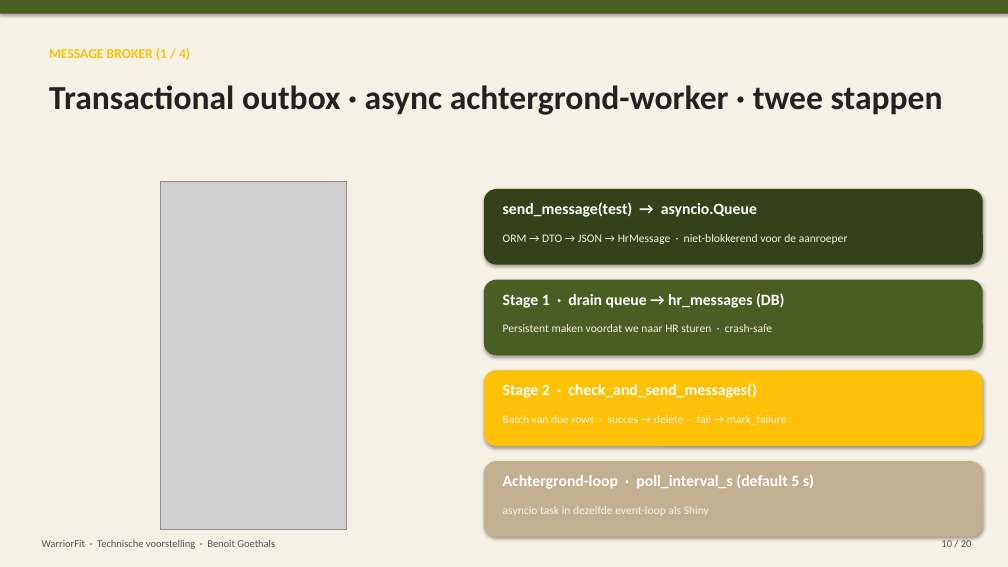
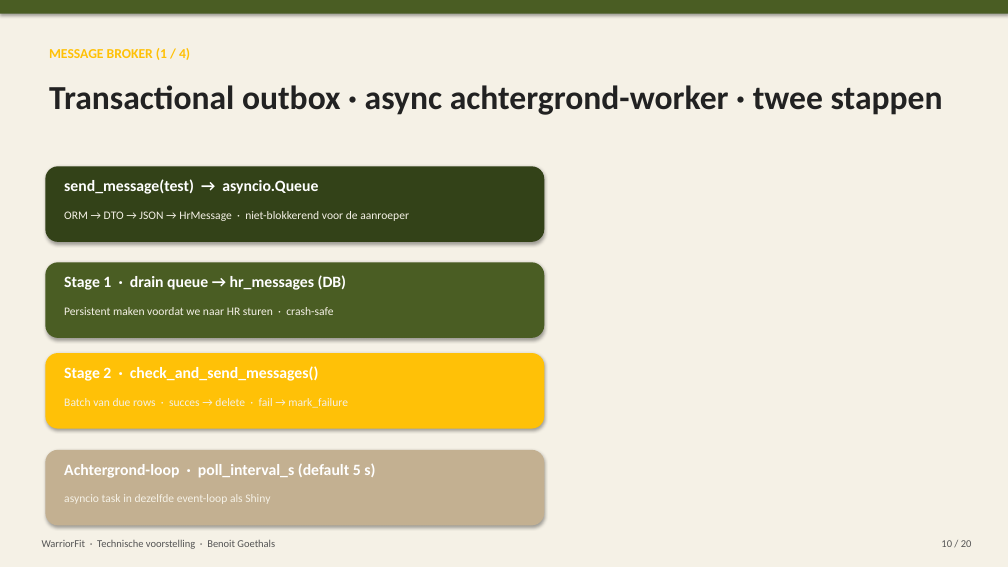
Before and after one commit to BenoitGoethals/WarriorFit, a slide deck: slide 8 of documentation/WarriorFit_Technisch_NL.pptx (slide 10 before the commit). Drawn at 1008x567 pixels with LibreOffice and Linux fonts; fonts in the diff are those of the drawing; grey boxes stand for pictures. Boxes give left, top, right and bottom in pixels: in the first picture for what was removed or moved away, otherwise in the second. Text is boxed around its words. In the diff, an @@ line names an element or a change of style, - is before the commit and + after.

```diff
--- a/documentation/WarriorFit_Technisch_NL.pptx
+++ b/documentation/WarriorFit_Technisch_NL.pptx
@@ rectangle: place and size @@
-rectangle at [0,0,1008,567]
+rectangle at [0,14,1008,567]
@@ 2 texts, 1 rounded rectangle: place and size @@
-2 texts, 1 rounded rectangle at [484,189,983,265]
+2 texts, 1 rounded rectangle at [45,166,544,242]
@@ picture removed at [160,181,347,529] @@
@@ 3 texts, 2 rounded rectangles: place and size @@
-3 texts, 2 rounded rectangles at [484,280,983,446]
+3 texts, 2 rounded rectangles at [45,262,544,429]
@@ text "Batch van due rows · ...": place and size @@
-text "Batch van due rows · ..." at [503,415,787,425]
+text "Batch van due rows · ..." at [64,398,348,408]
@@ 2 texts, 1 rounded rectangle: place and size @@
-2 texts, 1 rounded rectangle at [484,461,983,537]
+2 texts, 1 rounded rectangle at [45,450,544,526]
```
Also in this commit, not shown: 2 other slides changed, 2 slides removed, 6 other files.
